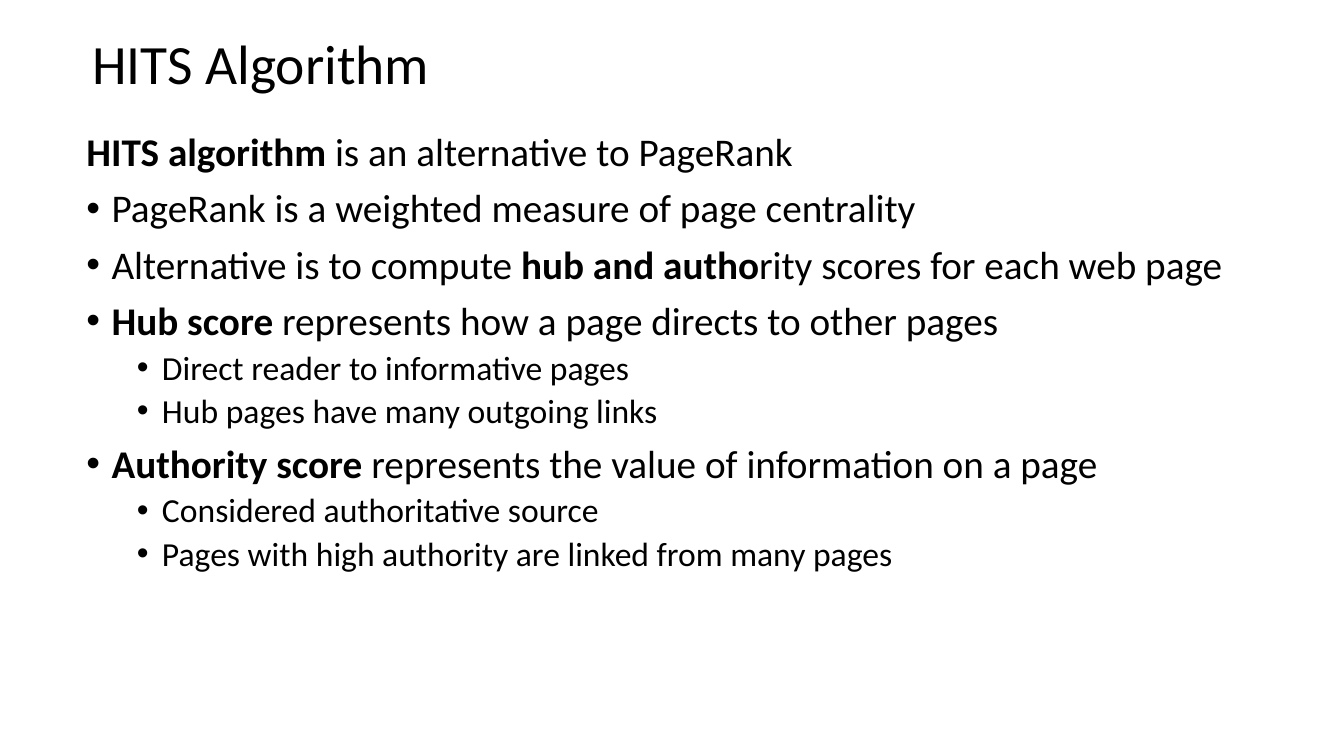
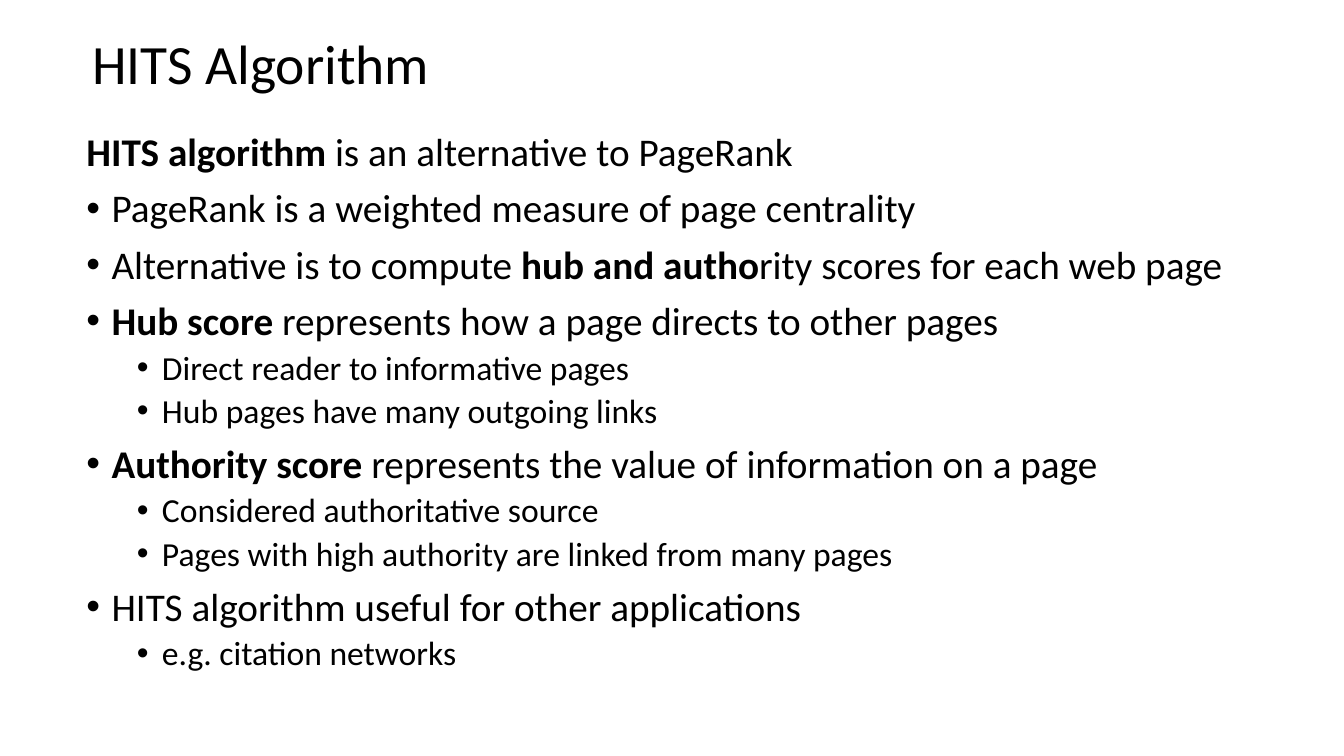
Before and after one commit to StephenElston/CSCI-E-108, a slide deck: slide 50 of slides/5_WebSearching.pptx (slide 48 before the commit). Drawn at 1344x756 pixels with LibreOffice and Linux fonts; fonts in the diff are those of the drawing. Boxes give left, top, right and bottom in pixels: in the first picture for what was removed or moved away, otherwise in the second. Text is boxed around its words. In the diff, an @@ line names an element or a change of style, - is before the commit and + after.

```diff
--- a/slides/5_WebSearching.pptx
+++ b/slides/5_WebSearching.pptx
@@ text at (112, 593, 801, 671): paragraphs added @@
+• HITS algorithm useful for other applications
+  • e.g. citation networks
```
Also in this commit, not shown: 7 other slides changed, 3 slides added.
